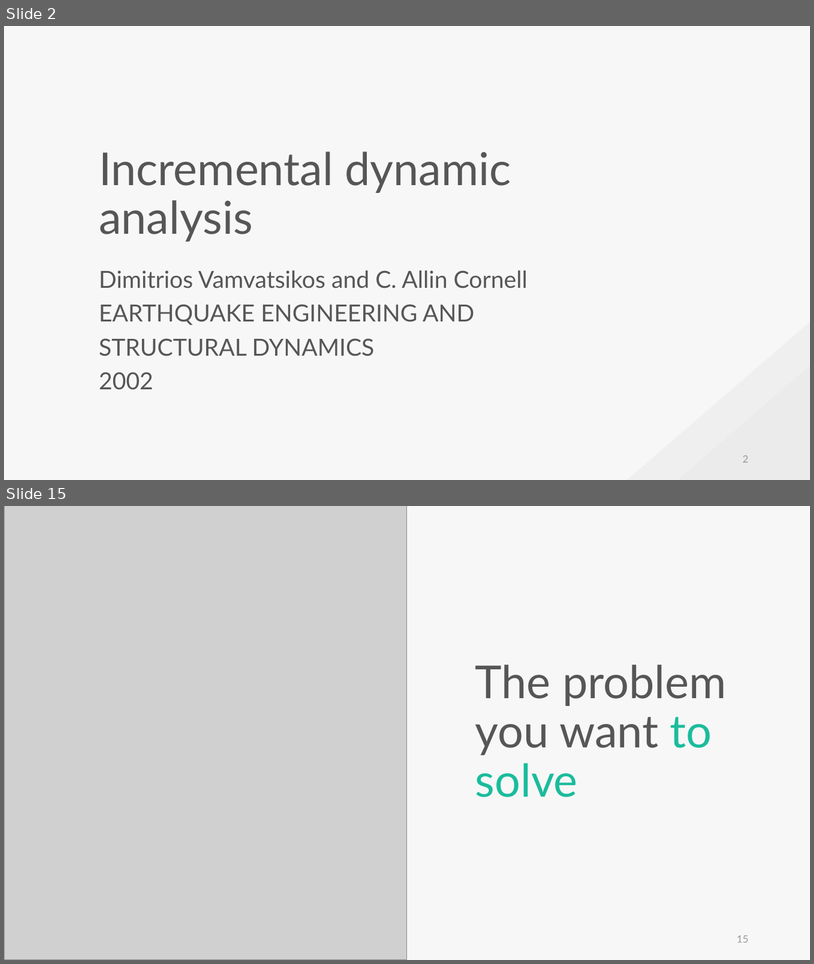
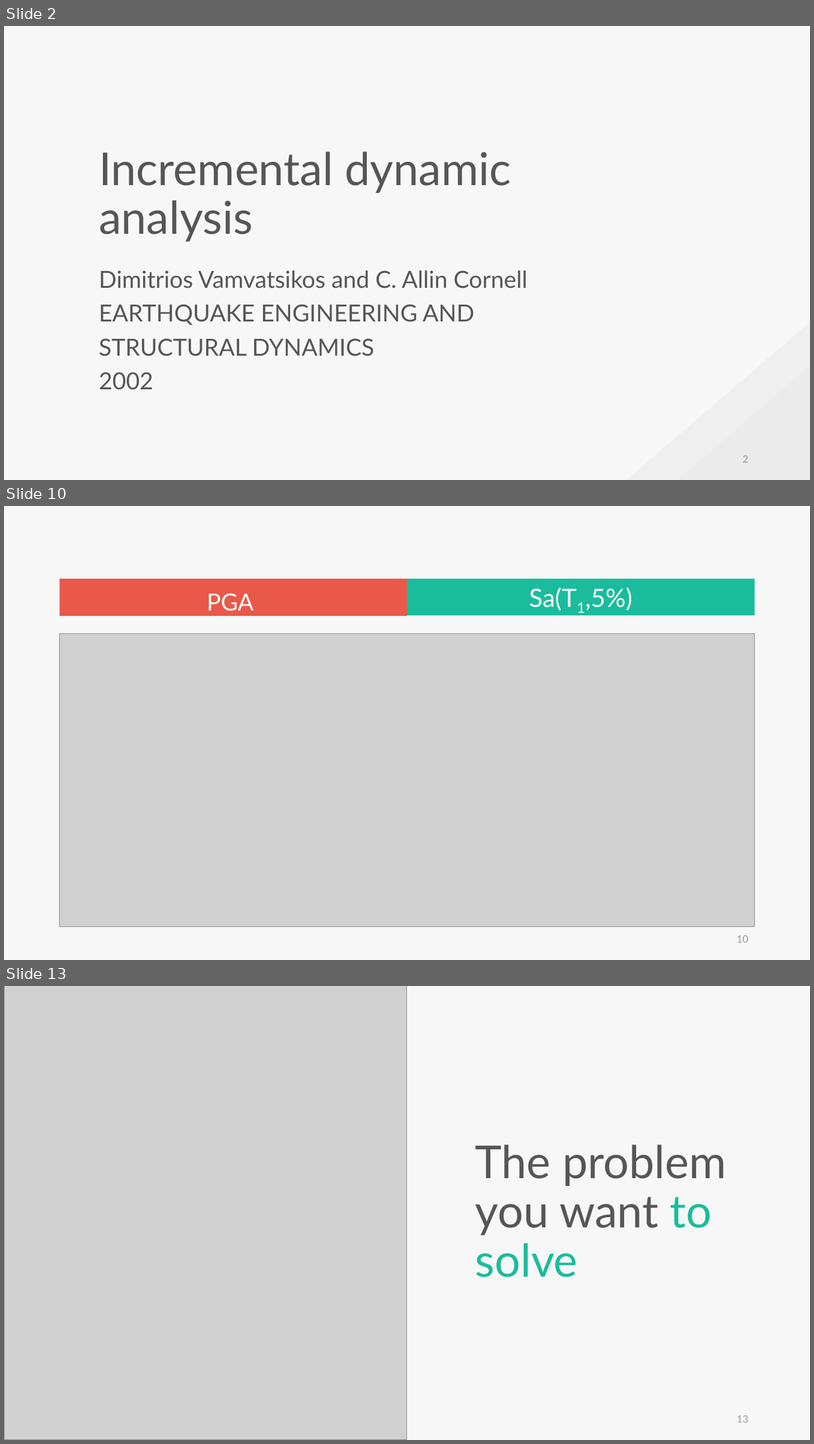
Before and after one commit to skyran1278/VbaProject, a slide deck: 20180126_SmartSplice/20180901_Meeting/Incremental dynamic analysis.pptx. Shown one above the other, each under a label of ours: slides 2 and 15 before the commit, slides 2, 10 and 13 after it; the slides between them are not shown. The pictures are 814x964 and 814x1444 pixels, drawn with LibreOffice and Linux fonts; fonts in the diff are those of the drawing; grey boxes stand for pictures. Boxes give left, top, right and bottom in pixels: in the first picture for what was removed or moved away, otherwise in the second. Text is boxed around its words. In the diff, an @@ line names an element or a change of style, - is before the commit and + after.

```diff
--- a/20180126_SmartSplice/20180901_Meeting/Incremental dynamic analysis.pptx
+++ b/20180126_SmartSplice/20180901_Meeting/Incremental dynamic analysis.pptx
@@ slide 10 added at (4,506,810,960), background #F7F7F7 @@
@@ rectangle added at (60,579,408,615), fill #E95849, 28 pt, text #FFFFFF @@
+PGA
@@ rectangle added at (408,579,755,615), fill #1ABC9C, 30 pt, text #FFFFFF @@
+Sa(T1,5%)
@@ picture added at (60,634,755,927) @@
@@ page number added at (737,935,749,942), 12 pt, text #9A9A9A @@
+10
@@ what was slide 15 is now slide 13 @@
@@ page number at (737,1415,749,1422): text changed @@
-15
+13
```
Also in this commit, not shown: 8 slides changed, 4 other slides added, 7 slides removed, 1 other file.
